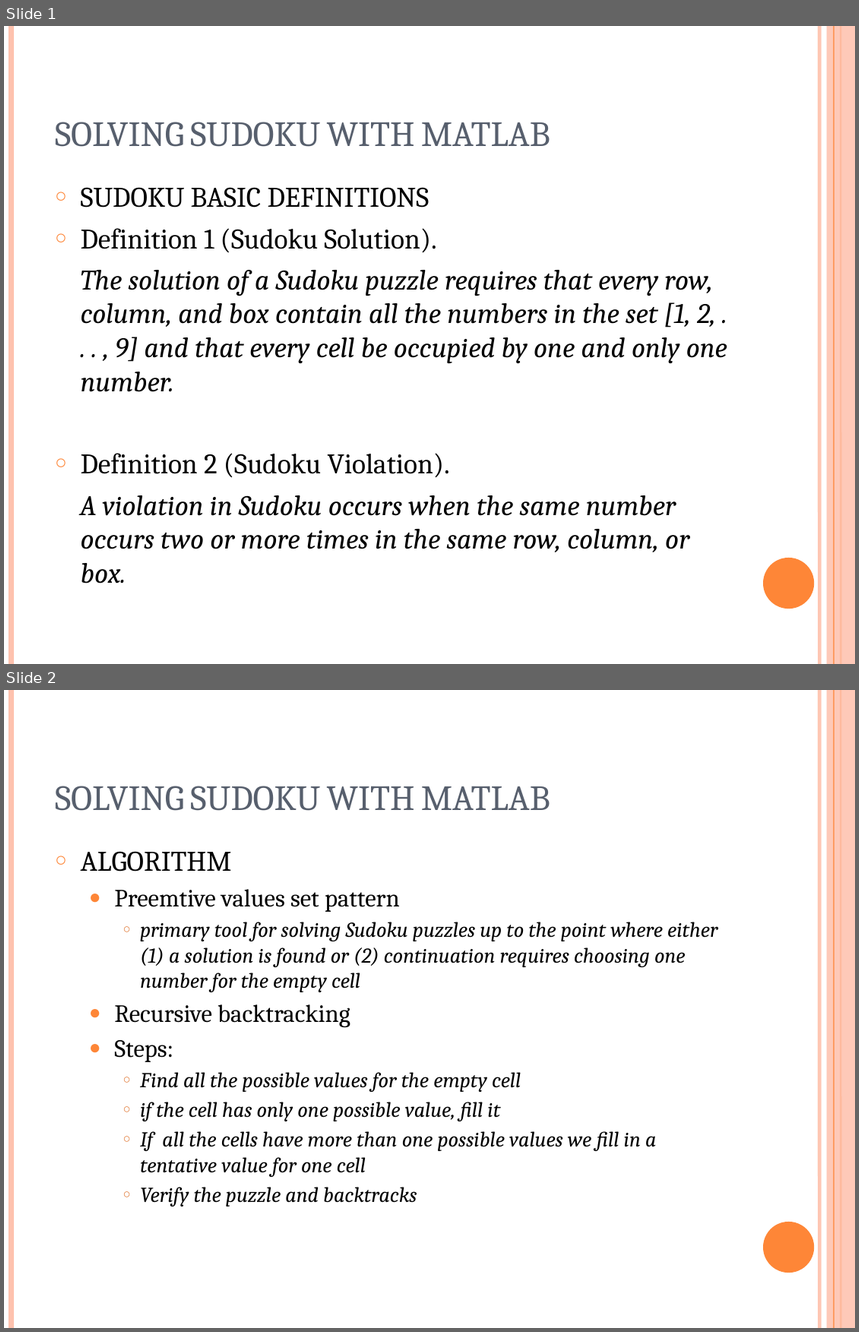
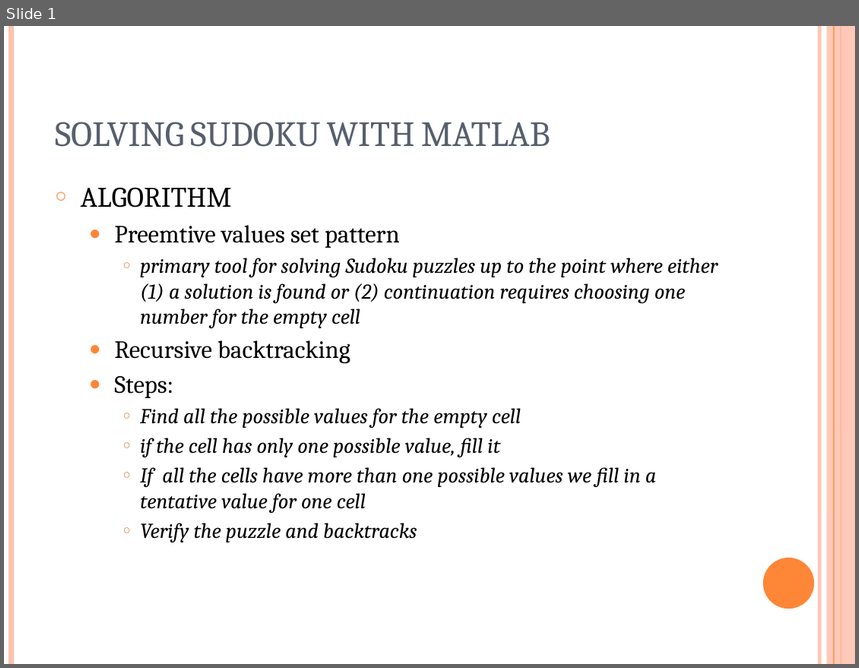
Before and after one commit to VivekVeeri/i-sudoku-matlab, a slide deck: doc/SOLVING SUDOKU WITH MATLAB_algorithm.pptx. Shown one above the other, each under a label of ours: slides 1 and 2 before the commit, slide 1 after it. The pictures are 859x1332 and 859x668 pixels, drawn with LibreOffice and Linux fonts; fonts in the diff are those of the drawing. Boxes give left, top, right and bottom in pixels: in the first picture for what was removed or moved away, otherwise in the second. Text is boxed around its words. In the diff, an @@ line names an element or a change of style, - is before the commit and + after.

```diff
--- a/doc/SOLVING SUDOKU WITH MATLAB_algorithm.pptx
+++ b/doc/SOLVING SUDOKU WITH MATLAB_algorithm.pptx
@@ slide 1 removed at <box>4,26,855,664</box>, background #FFFFFF; not listed: 6 template elements that a slide beside it also shows @@
@@ title removed at <box>55,122,550,147</box> @@
-SOLVING SUDOKU WITH MATLAB
@@ text removed at <box>80,187,728,584</box> @@
-○ SUDOKU BASIC DEFINITIONS
-○ Definition 1 (Sudoku Solution).
-The solution of a Sudoku puzzle requires that every row, column, and box contain all the numbers in the set [1, 2, . . . , 9] and that every cell be occupied by one and only one number.
-○ Definition 2 (Sudoku Violation).
-A violation in Sudoku occurs when the same number occurs two or more times in the same row, column, or box.
@@ what was slide 2 is now slide 1 @@
```
